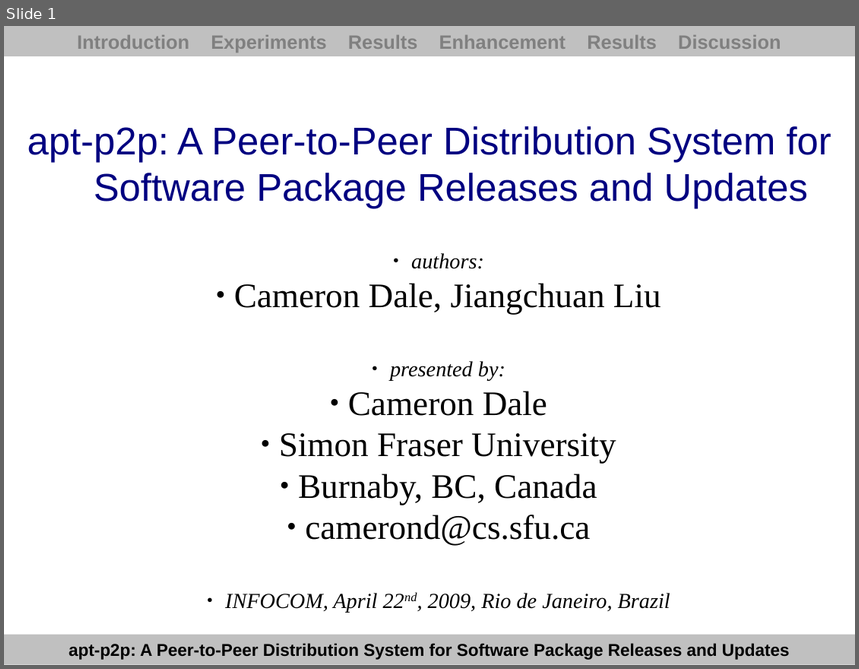
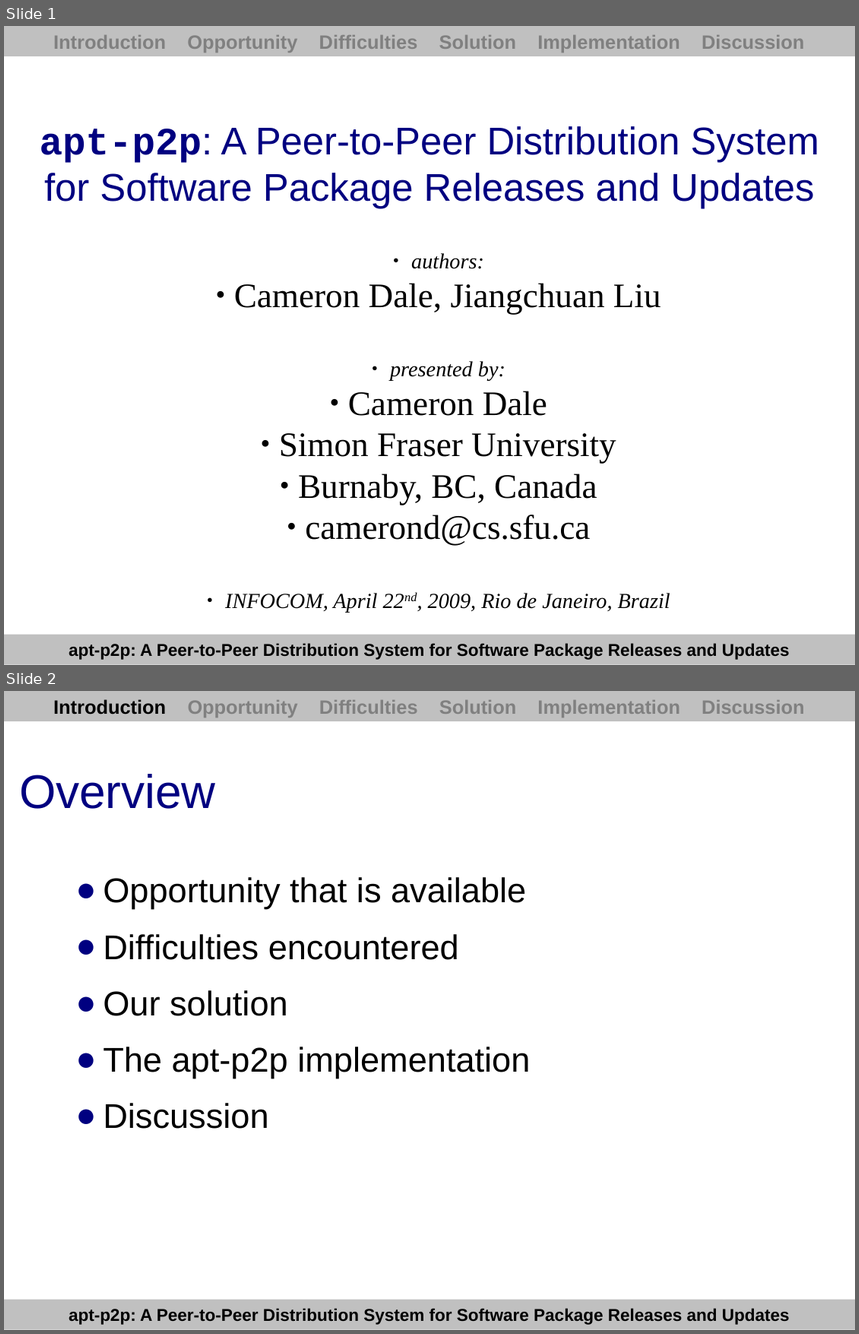
Before and after one commit to PyroSamurai/apt-p2p, a slide deck: docs/paper/presentation.odp. Shown one above the other, each under a label of ours: slide 1 before the commit, slides 1 and 2 after it. The pictures are 859x669 and 859x1334 pixels, drawn with LibreOffice and Linux fonts; fonts in the diff are those of the drawing. Boxes give left, top, right and bottom in pixels: in the first picture for what was removed or moved away, otherwise in the second. Text is boxed around its words. In the diff, an @@ line names an element or a change of style, - is before the commit and + after.

```diff
--- a/docs/paper/presentation.odp
+++ b/docs/paper/presentation.odp
@@ slide 2 added at (4,691,855,1330), background #FFFFFF; not listed: 1 template element that a slide beside it also shows @@
@@ rectangle added at (4,691,855,721), fill #C0C0C0, 18 pt, text #808080, bold @@
+Introduction Opportunity Difficulties Solution Implementation Discussion
@@ title added at (19,774,216,809), 44 pt, text #000080 @@
+Overview
@@ text added at (103,877,530,1129), 32 pt, text #000000 @@
+● Opportunity that is available
+● Difficulties encountered
+● Our solution
+● The apt-p2p implementation
+● Discussion
@@ slide 1 changed as well @@
@@ text in rectangle at (53,35,804,53): text changed @@
-Introduction Experiments Results Enhancement Results Discussion
+Introduction Opportunity Difficulties Solution Implementation Discussion
@@ title at (40,126,819,209): text changed @@
-apt-p2p: A Peer-to-Peer Distribution System for
-Software Package Releases and Updates
+apt-p2p: A Peer-to-Peer Distribution System for Software Package Releases and Updates
```
Also in this commit, not shown: 2 other slides changed, 18 other slides added, 18 slides removed, 7 other files.
